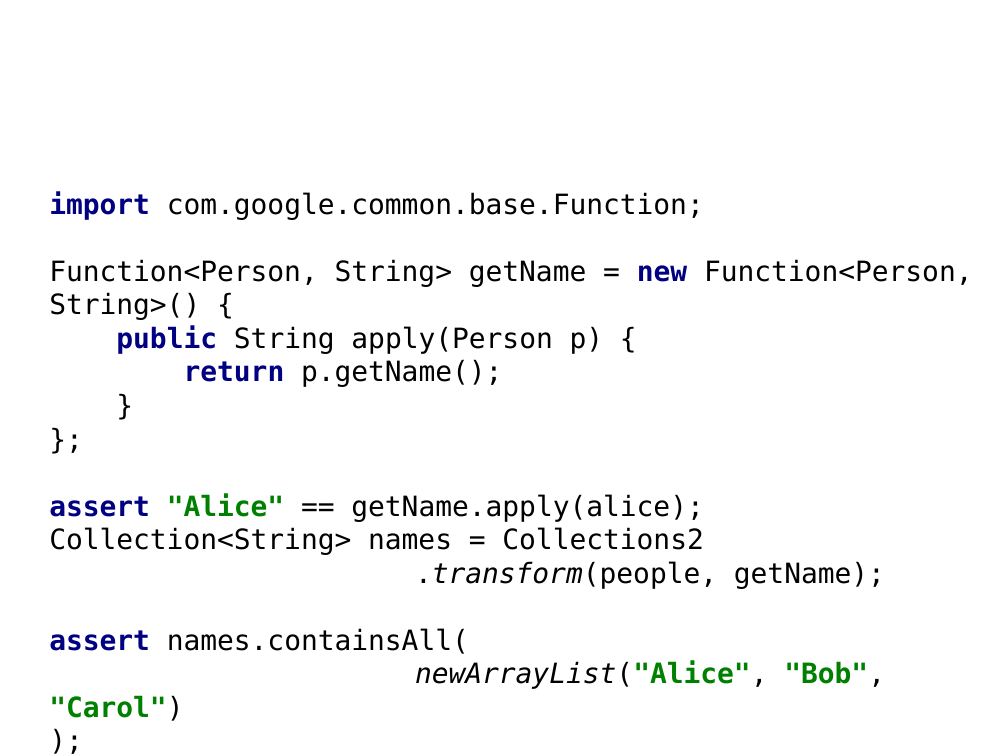
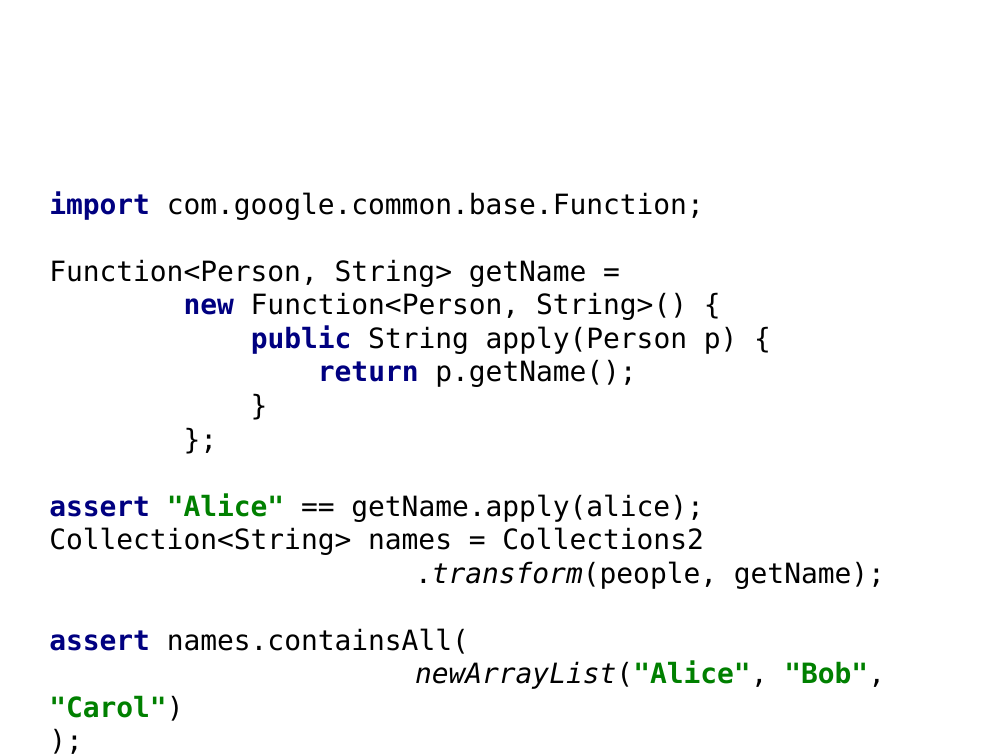
Before and after one commit to HamletDRC/presentations, a slide deck: slide 64 of javaboilerplatebusters/BoilerPlateBusters_Confess.odp. Drawn at 1008x756 pixels with LibreOffice and Linux fonts; fonts in the diff are those of the drawing; background and template pictures are left out. Boxes give left, top, right and bottom in pixels: in the first picture for what was removed or moved away, otherwise in the second. Text is boxed around its words. In the diff, an @@ line names an element or a change of style, - is before the commit and + after.

Commit message:
boilerplate busters typo fixing

```diff
--- a/javaboilerplatebusters/BoilerPlateBusters_Confess.odp
+++ b/javaboilerplatebusters/BoilerPlateBusters_Confess.odp
@@ text at <box>49,259,687,320</box>: text changed @@
-Function<Person, String> getName = new Function<Person, String>() {
+Function<Person, String> getName =
+new Function<Person, String>() {
```
Also in this commit, not shown: 1 other slide changed.
